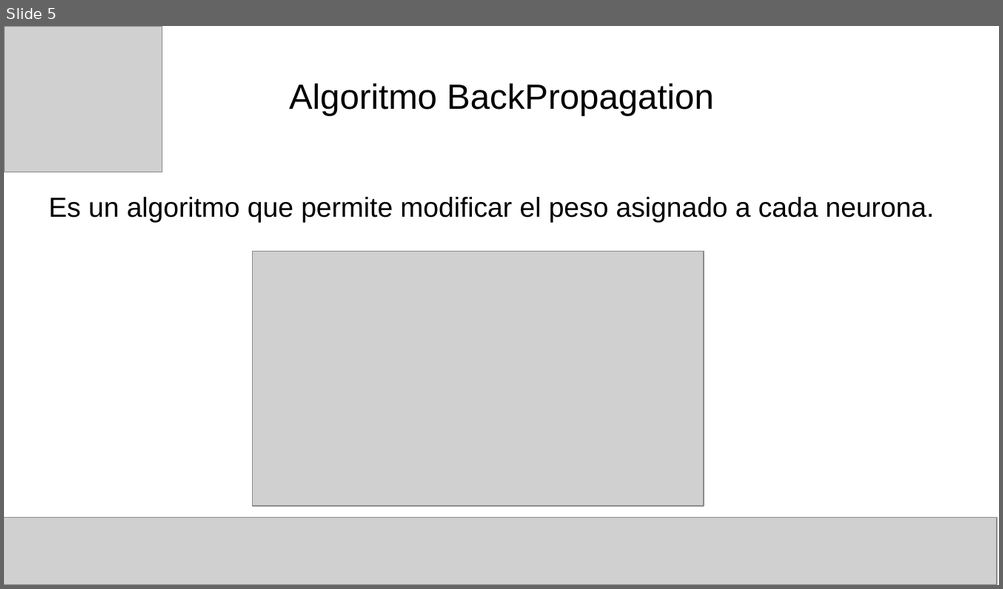
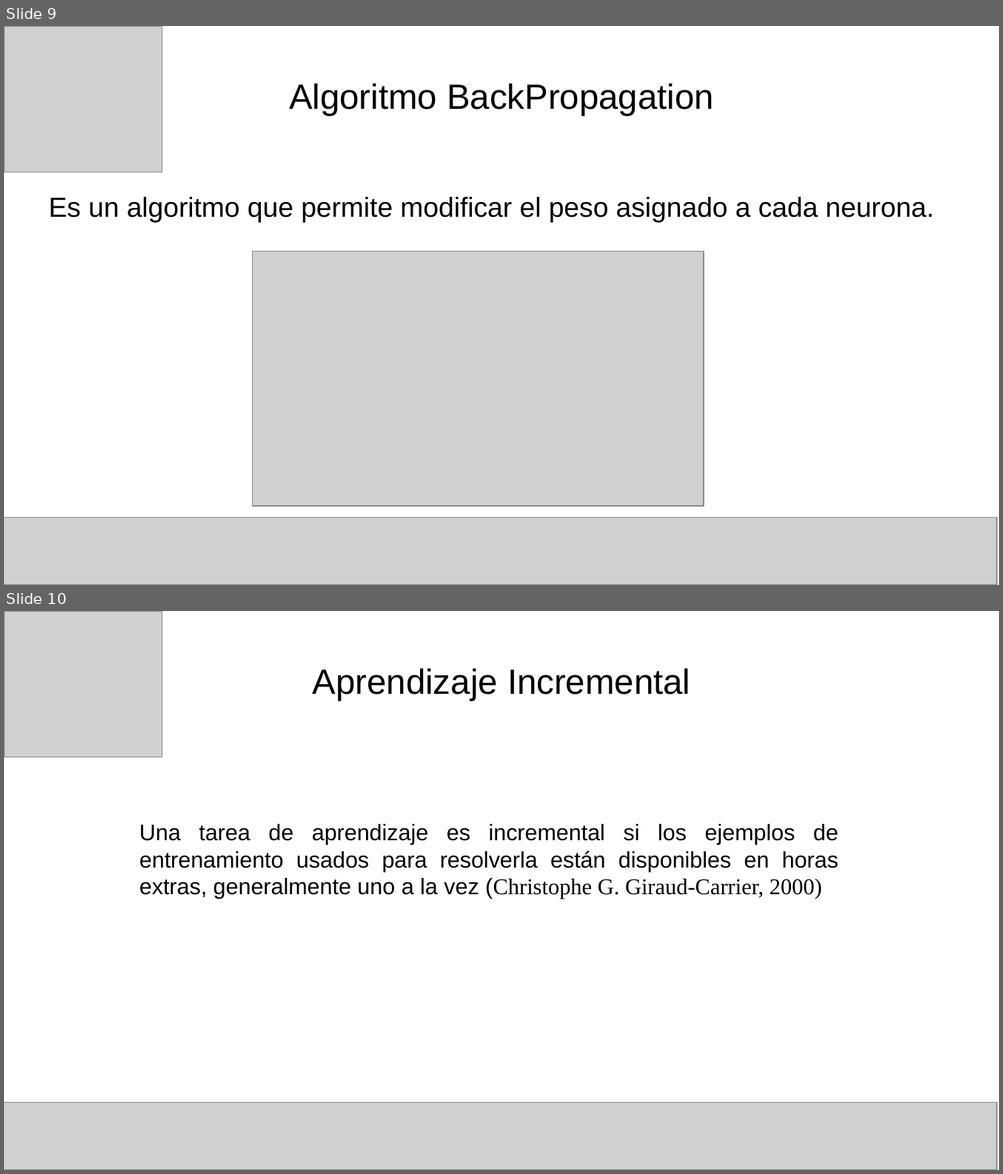
Before and after one commit to Computer-Cluster/Incremental-Learning, a slide deck: Aprendizaje incremental para la tarea de reconocimiento.odp. Shown one above the other, each under a label of ours: slide 5 before the commit, slides 9 and 10 after it. The pictures are 1003x589 and 1003x1174 pixels, drawn with LibreOffice and Linux fonts; fonts in the diff are those of the drawing; grey boxes stand for pictures. Boxes give left, top, right and bottom in pixels: in the first picture for what was removed or moved away, otherwise in the second. Text is boxed around its words. In the diff, an @@ line names an element or a change of style, - is before the commit and + after.

```diff
--- a/Aprendizaje incremental para la tarea de reconocimiento.odp
+++ b/Aprendizaje incremental para la tarea de reconocimiento.odp
@@ slide 10 added at [4,611,999,1170], background #FFFFFF @@
@@ picture added at [4,611,162,758] @@
@@ title added at [313,668,690,701], 28 pt, text #000000 @@
+Aprendizaje Incremental
@@ subtitle added at [139,824,838,899], 18 pt, text #000000 @@
+Una tarea de aprendizaje es incremental si los ejemplos de entrenamiento usados para resolverla están disponibles en horas extras, generalmente uno a la vez (Christophe G. Giraud-Carrier, 2000)
@@ picture added at [4,1103,997,1170] @@
@@ what was slide 5 is now slide 9 @@
```
Also in this commit, not shown: 4 slides changed, 3 other slides added, 3 slides removed, 3 other files.
